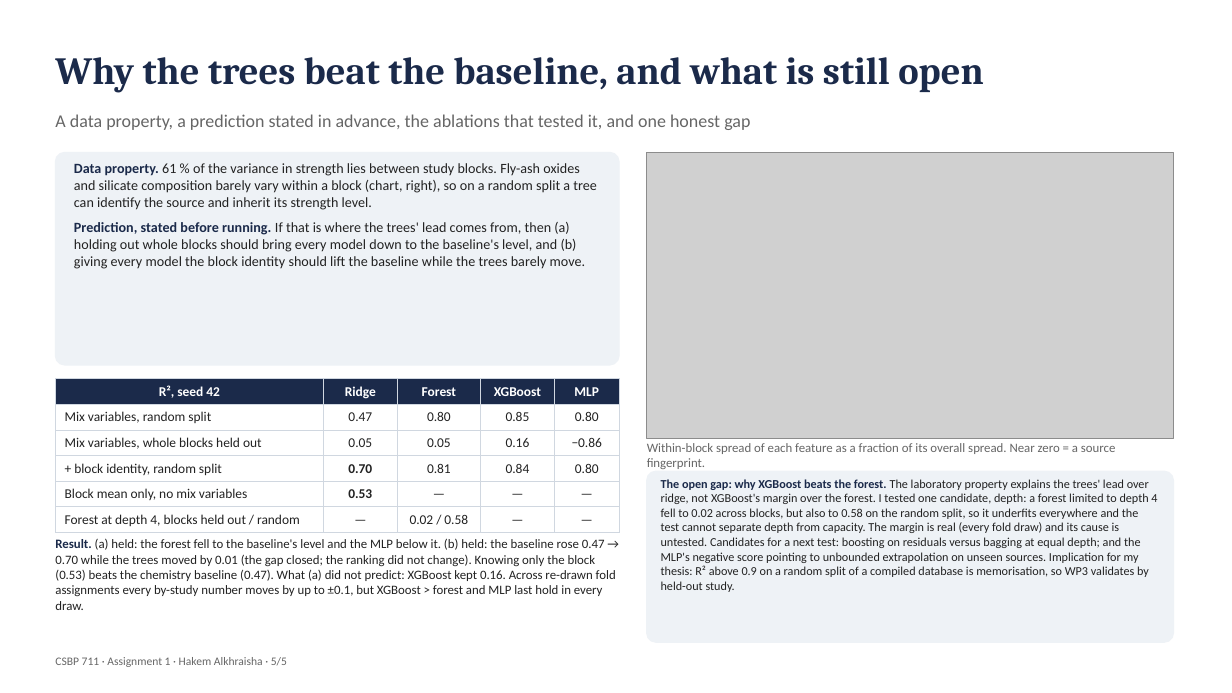
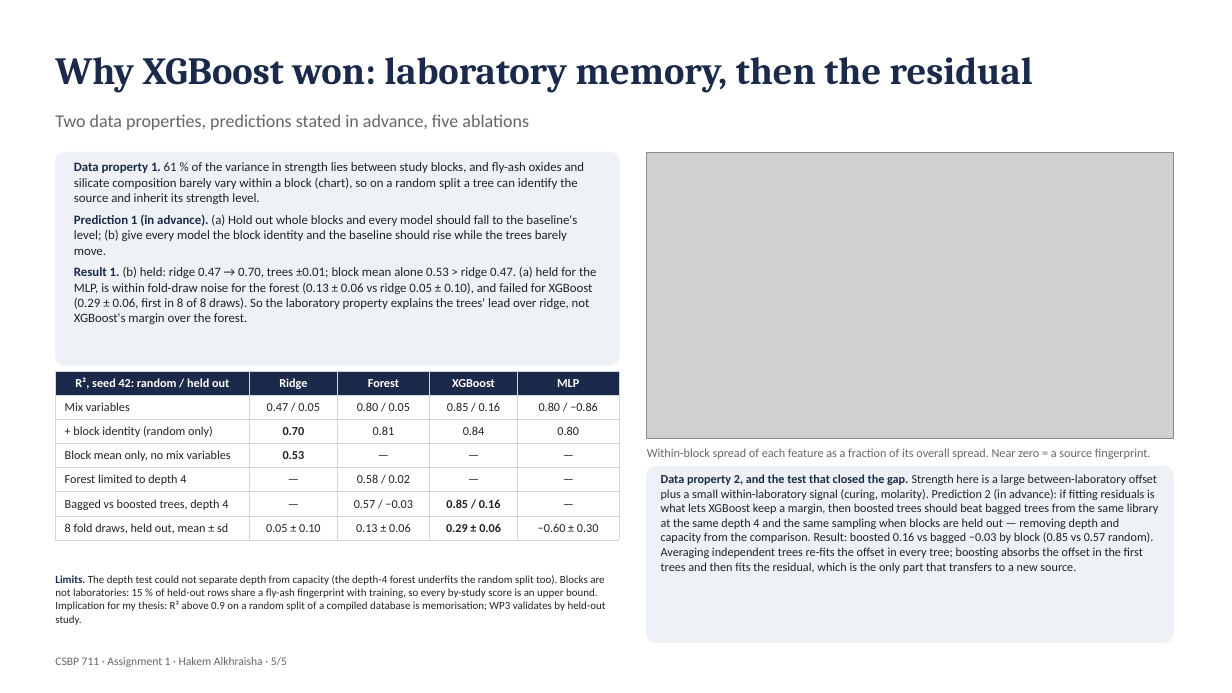
Before and after one commit to Hakem3011/csbp711-gpc, a slide deck: slide 5 of Hakem Alkhraisha_CSBP711_Assignment1_Slides.pptx. Drawn at 1232x693 pixels with LibreOffice and Linux fonts; fonts in the diff are those of the drawing; grey boxes stand for pictures. Boxes give left, top, right and bottom in pixels: in the first picture for what was removed or moved away, otherwise in the second. Text is boxed around its words. In the diff, an @@ line names an element or a change of style, - is before the commit and + after.

Commit message:
Add fold-draw, boosting and overlap audits; sync slides and README

```diff
--- a/Hakem Alkhraisha_CSBP711_Assignment1_Slides.pptx
+++ b/Hakem Alkhraisha_CSBP711_Assignment1_Slides.pptx
@@ text at box(55, 57, 1033, 93): text changed @@
-Why the trees beat the baseline, and what is still open
+Why XGBoost won: laboratory memory, then the residual
@@ text at box(55, 114, 529, 130): text changed @@
-A data property, a prediction stated in advance, the ablations that tested it, and one honest gap
+Two data properties, predictions stated in advance, five ablations
@@ text at box(74, 162, 596, 324): text changed; size 11 to 10 pt @@
-Data property. 61 % of the variance in strength lies between study blocks. Fly-ash oxides and silicate composition barely vary within a block (chart, right), so on a random split a tree can identify the source and inherit its strength level.
-Prediction, stated before running. If that is where the trees' lead comes from, then (a) holding out whole blocks should bring every model down to the baseline's level, and (b) giving every model the block identity should lift the baseline while the trees barely move.
+Data property 1. 61 % of the variance in strength lies between study blocks, and fly-ash oxides and silicate composition barely vary within a block (chart), so on a random split a tree can identify the source and inherit its strength level.
+Prediction 1 (in advance). (a) Hold out whole blocks and every model should fall to the baseline's level; (b) give every model the block identity and the baseline should rise while the trees barely move.
+Result 1. (b) held: ridge 0.47 → 0.70, trees ±0.01; block mean alone 0.53 > ridge 0.47. (a) held for the MLP, is within fold-draw noise for the forest (0.13 ± 0.06 vs ridge 0.05 ± 0.10), and failed for XGBoost (0.29 ± 0.06, first in 8 of 8 draws). So the laboratory property explains the trees' lead over ridge, not XGBoost's margin over the forest.
@@ table at box(55, 372, 619, 537) @@
-row 1: R², seed 42 | Ridge | Forest | XGBoost | MLP
-row 2: Mix variables, random split | 0.47 | 0.80 | 0.85 | 0.80
-row 3: Mix variables, whole blocks held out | 0.05 | 0.05 | 0.16 | −0.86
-row 4: + block identity, random split | 0.70 | 0.81 | 0.84 | 0.80
+row 1: R², seed 42: random / held out | Ridge | Forest | XGBoost | MLP
+row 2: Mix variables | 0.47 / 0.05 | 0.80 / 0.05 | 0.85 / 0.16 | 0.80 / −0.86
+row 3: + block identity (random only) | 0.70 | 0.81 | 0.84 | 0.80
-row 6: Forest at depth 4, blocks held out / random | — | 0.02 / 0.58 | — | —
+row 5: Forest limited to depth 4 | — | 0.58 / 0.02 | — | —
+row 6: Bagged vs boosted trees, depth 4 | — | 0.57 / −0.03 | 0.85 / 0.16 | —
+row 7: 8 fold draws, held out, mean ± sd | 0.05 ± 0.10 | 0.13 ± 0.06 | 0.29 ± 0.06 | −0.60 ± 0.30
@@ table: place and size @@
-table at box(55, 379, 619, 530)
+table at box(55, 372, 619, 537)
@@ text "Within-block spread of each feature ..." at box(647, 448, 1151, 459): size 10 to 9.5 pt @@
@@ rounded rectangle: place and size @@
-rounded rectangle at box(647, 471, 1174, 642)
+rounded rectangle at box(647, 467, 1174, 642)
@@ rounded rectangle at box(647, 467, 1174, 642): proportions changed @@
@@ text at box(661, 474, 1159, 573): text changed @@
-The open gap: why XGBoost beats the forest. The laboratory property explains the trees' lead over ridge, not XGBoost's margin over the forest. I tested one candidate, depth: a forest limited to depth 4 fell to 0.02 across blocks, but also to 0.58 on the random split, so it underfits everywhere and the test cannot separate depth from capacity. The margin is real (every fold draw) and its cause is untested. Candidates for a next test: boosting on residuals versus bagging at equal depth; and the MLP's negative score pointing to unbounded extrapolation on unseen sources. Implication for my thesis: R² above 0.9 on a random split of a compiled database is memorisation, so WP3 validates by held-out study.
+Data property 2, and the test that closed the gap. Strength here is a large between-laboratory offset plus a small within-laboratory signal (curing, molarity). Prediction 2 (in advance): if fitting residuals is what lets XGBoost keep a margin, then boosted trees should beat bagged trees from the same library at the same depth 4 and the same sampling when blocks are held out — removing depth and capacity from the comparison. Result: boosted 0.16 vs bagged −0.03 by block (0.85 vs 0.57 random). Averaging independent trees re-fits the offset in every tree; boosting absorbs the offset in the first trees and then fits the residual, which is the only part that transfers to a new source.
@@ text at box(55, 575, 606, 625): text changed; size 10 to 8.5 pt @@
-Result. (a) held: the forest fell to the baseline's level and the MLP below it. (b) held: the baseline rose 0.47 → 0.70 while the trees moved by 0.01 (the gap closed; the ranking did not change). Knowing only the block (0.53) beats the chemistry baseline (0.47). What (a) did not predict: XGBoost kept 0.16. Across re-drawn fold assignments every by-study number moves by up to ±0.1, but XGBoost > forest and MLP last hold in every draw.
+Limits. The depth test could not separate depth from capacity (the depth-4 forest underfits the random split too). Blocks are not laboratories: 15 % of held-out rows share a fly-ash fingerprint with training, so every by-study score is an upper bound. Implication for my thesis: R² above 0.9 on a random split of a compiled database is memorisation; WP3 validates by held-out study.
```
Also in this commit, not shown: 3 other slides changed, 8 other files.
